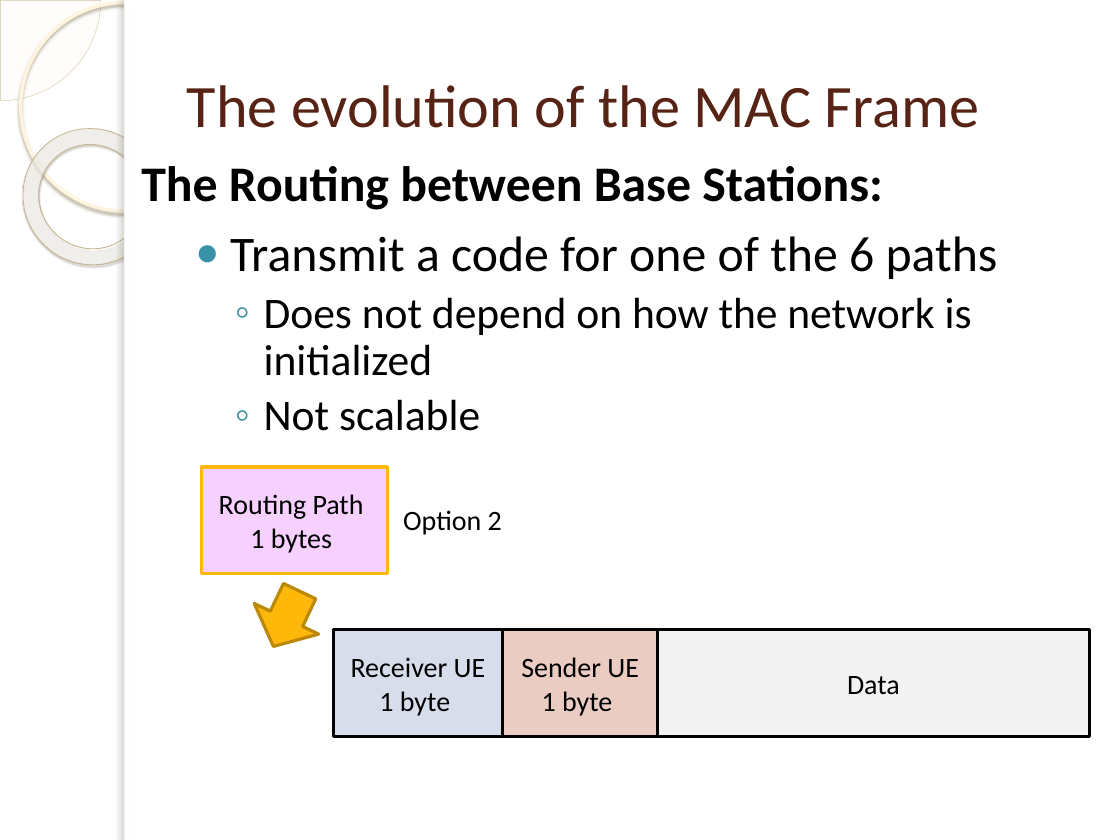
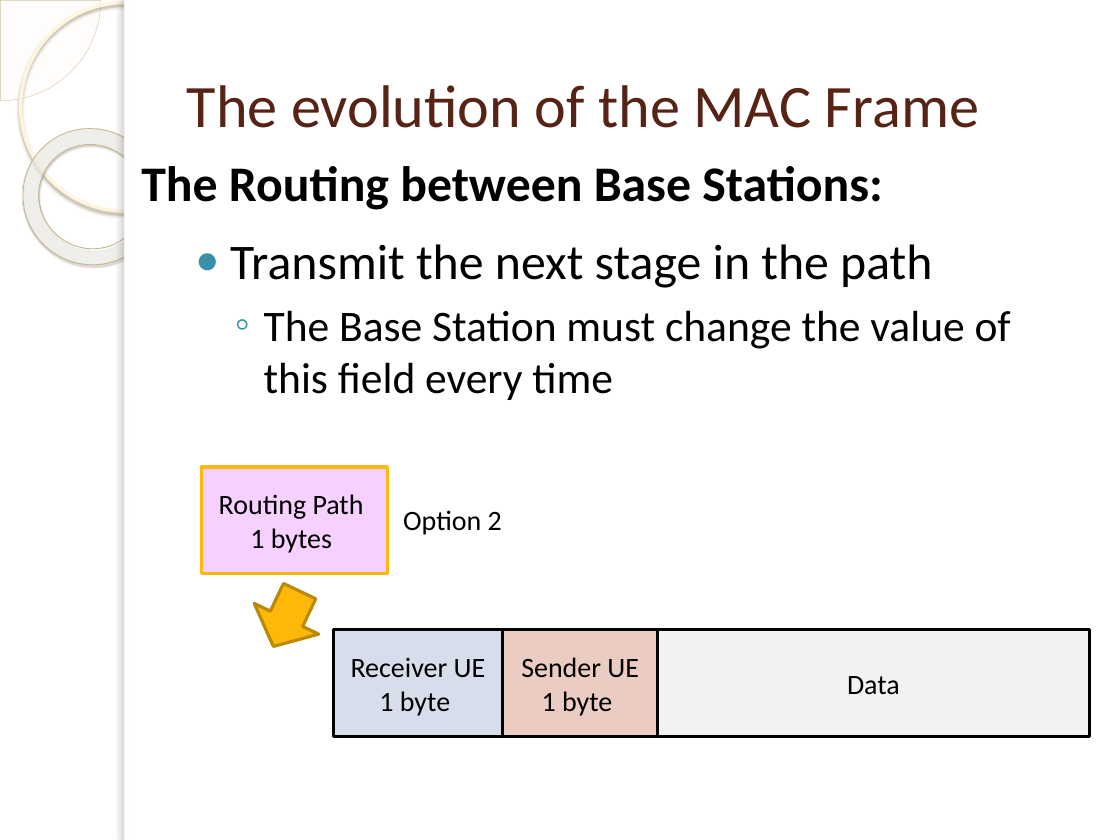
Before and after one commit to isamubr/ece405group6, a slide deck: slide 7 of 4305 Final Presentation.pptx. Drawn at 1120x840 pixels with LibreOffice and Linux fonts; fonts in the diff are those of the drawing; background and template pictures are left out. Boxes give left, top, right and bottom in pixels: in the first picture for what was removed or moved away, otherwise in the second. Text is boxed around its words. In the diff, an @@ line names an element or a change of style, - is before the commit and + after.

```diff
--- a/4305 Final Presentation.pptx
+++ b/4305 Final Presentation.pptx
@@ text at (x1=230, y1=244, x2=1011, y2=400): text changed @@
-● Transmit a code for one of the 6 paths
-  ◦ Does not depend on how the network is initialized
-  ◦ Not scalable
+● Transmit the next stage in the path
+  ◦ The Base Station must change the value of this field every time
```
Also in this commit, not shown: 8 other slides changed, 5 slides added, 1 slide removed, 2 other files.
